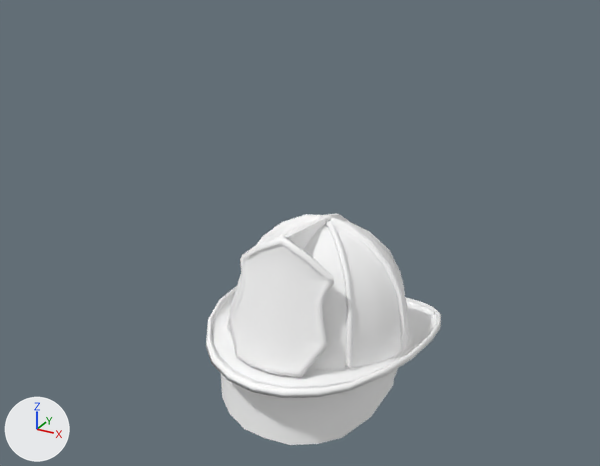
Renders of the Blender file WorkPlace/BLENDER/ANI_RedHelmet_ALL_04.blend from each side of a commit.
Both versions are drawn from a 50 mm camera at (0.989, -1.91, 1.556) aimed at (-0.099, 0.068, 0.567). The lights are fixed; the arrows at lower left show +X, +Y and +Z. The picture after the commit comes second.

Script lines for the objects in view, before the commit:
```python
me_mesh = bpy.data.meshes.new('Mesh')
me_mesh.from_pydata(...)  # 947 vertices, 945 faces; spans x -37.2..48.7, y 18.3..68.3, z -33.0..33.0
me_mesh.materials.append(mat_standardsurface1)  # white #ffffff
me_mesh_002 = bpy.data.meshes.new('Mesh.002')
me_mesh_002.from_pydata(...)  # 260 vertices, 264 faces; spans x -19.5..5.2, y 30.7..64.9, z -27.5..27.5
me_mesh_002.materials.append(mat_standardsurface1)  # white #ffffff
me_mesh_005 = bpy.data.meshes.new('Mesh.005')
me_mesh_005.from_pydata(...)  # 22 vertices, 10 faces; spans x -31.3..-7.5, y 10.1..29.3, z -27.7..27.7
me_mesh_005.materials.append(mat_standardsurface1)  # white #ffffff
ob_helmet_lp = bpy.data.objects.new('Helmet_LP', me_mesh)
ob_helmet_lp.location = (0.0, 0.0, 0.0)
ob_helmet_lp.rotation_euler = (1.571, 0.0, 1.571)  # degrees (90, 0, 90)
ob_helmet_lp.scale = (0.01, 0.01, 0.01)
ob_rags_lp = bpy.data.objects.new('Rags_LP', me_mesh_002)
ob_rags_lp.location = (0.0, 0.0, 0.0)
ob_rags_lp.rotation_euler = (1.571, 0.0, 1.571)  # degrees (90, 0, 90)
ob_rags_lp.scale = (0.01, 0.01, 0.01)
ob_visor_lp = bpy.data.objects.new('Visor_LP', me_mesh_005)
ob_visor_lp.location = (0.0, 0.002, 0.014)
ob_visor_lp.rotation_euler = (1.571, 0.0, 1.571)  # degrees (90, 0, 90)
ob_visor_lp.scale = (0.01, 0.01, 0.01)
```
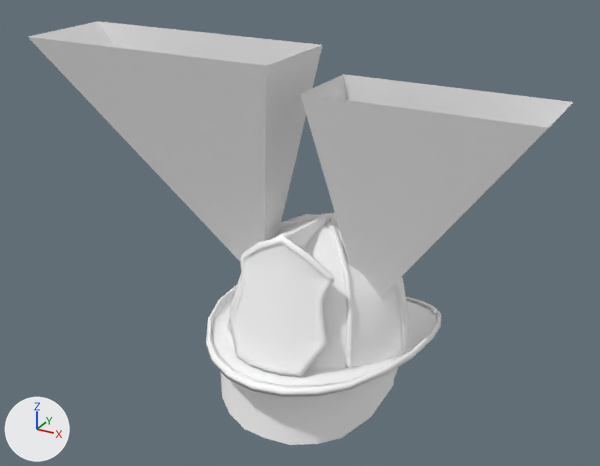
Location of each change, (x1, y1, x2, y2) in pixels of the pictures (600 x 466 px; the box of a moved part takes in the faces that stretch with it):
'Cone.R', added: after (28, 21, 322, 261)
'Cone.L', added: after (300, 74, 573, 298)
'Helmet_LP', reshaped, turned, rescaled: before (206, 214, 441, 398); after (206, 213, 441, 397)
part 1 of me_mesh, moved or reshaped: before (206, 214, 441, 398); after (206, 213, 441, 397)
part 2 of me_mesh, moved or reshaped: before (229, 236, 334, 378); after (229, 235, 334, 376)

Patch to the scene script:
```diff
--- a/WorkPlace/BLENDER/ANI_RedHelmet_ALL_04.blend.py
+++ b/WorkPlace/BLENDER/ANI_RedHelmet_ALL_04.blend.py
@@ mat_standardsurface9 @@
+mat_standardsurface9 = principled_material('standardSurface9')
+mat_standardsurface9.base_color = (1.0, 1.0, 1.0)  # white #ffffff
+mat_standardsurface9.roughness = 0.553
+mat_standardsurface9.specular_ior_level = 1.0
@@ me_mesh @@
 # used by ob_helmet_lp; location = (0.0, 0.0, 0.0); rotation_euler = (1.571, 0.0, 1.571), in degrees (90, 0, 90); scale = (0.01, 0.01, 0.01)
-me_mesh.from_pydata(...)  # 947 vertices, 945 faces; spans x -37.2..48.7, y 18.3..68.3, z -33.0..33.0
-me_mesh.materials.append(mat_standardsurface1)  # white #ffffff
+me_mesh.from_pydata(...)  # 1083 vertices, 1068 faces; spans x -3715.3..4868.6, y -3296.4..3296.5, z -6858.2..-1866.1
+# me_mesh part 1: the loose piece of 829 vertices spanning x -37.2..48.7, y 18.3..67.7, z -33.0..33.0 is turned -90 degrees about the x axis through its middle and scaled by 100, then moved by (570.9, -43.0, -4334.3), in mat_standardsurface9 (white #ffffff)
+# me_mesh part 2: the loose piece of 118 vertices spanning x -31.0..-18.0, y 32.8..68.3, z -15.2..15.2 is turned -90 degrees about the x axis through its middle and scaled by 100, then moved by (-2418.9, -50.5, -5084.2), in mat_standardsurface9 (white #ffffff)
+# other edits to the shape of me_mesh do not show in these pictures
+me_mesh.materials.append(mat_standardsurface9)  # white #ffffff
@@ me_cube_003 @@
+me_cube_003.from_pydata(...)  # 32 vertices, 28 faces; spans x -6.79..1.14, y -1.49..1.49, z 0.0..6.76
@@ me_cube @@
+me_cube.from_pydata(...)  # 32 vertices, 28 faces; spans x -1.47..4.57, y -1.21..1.21, z 0.0..6.1
@@ ob_helmet_lp @@
 ob_helmet_lp.location = (0.0, 0.0, 0.0)
-ob_helmet_lp.rotation_euler = (1.571, 0.0, 1.571)  # degrees (90, 0, 90)
-ob_helmet_lp.scale = (0.01, 0.01, 0.01)
+ob_helmet_lp.rotation_euler = (3.142, 0.0, 1.571)  # degrees (180, 0, 90)
+ob_helmet_lp.scale = (0.0001, 0.0001, 0.0001)
@@ ob_cone_r @@
+ob_cone_r = bpy.data.objects.new('Cone.R', me_cube_003)
+ob_cone_r.location = (-0.17, -0.032, 0.439)
+ob_cone_r.scale = (0.1, 0.1, 0.1)
@@ ob_cone_l @@
+ob_cone_l = bpy.data.objects.new('Cone.L', me_cube)
+ob_cone_l.location = (0.17, -0.032, 0.439)
+ob_cone_l.scale = (0.1, 0.1, 0.1)
```
